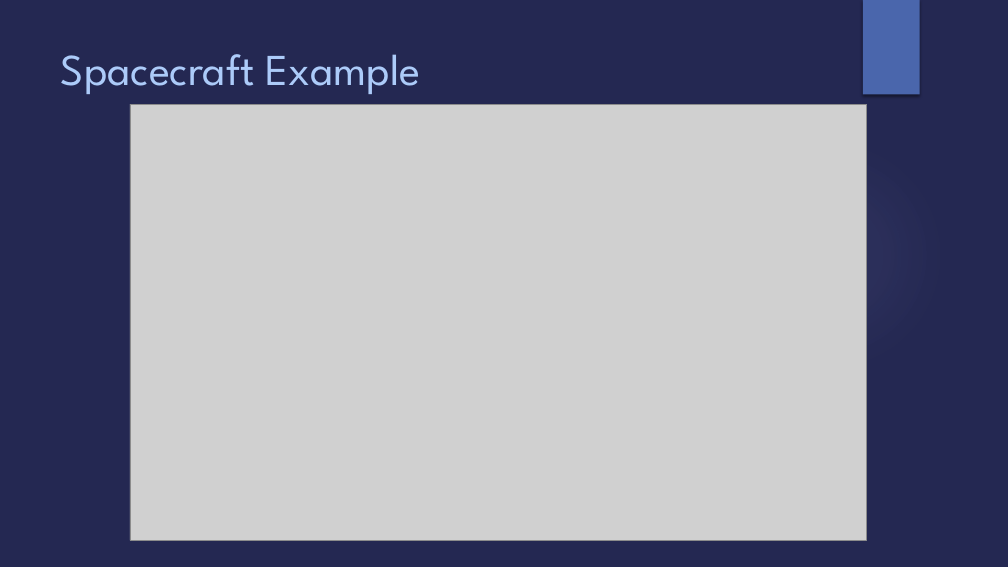
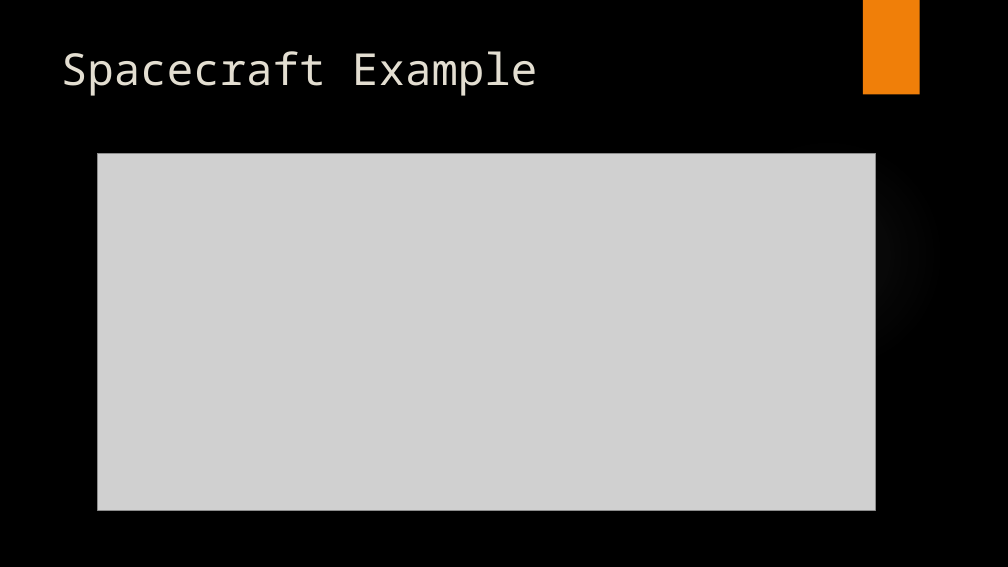
Before and after one commit to Open-MBEE/klang, a slide deck: slide 15 of presentations/K.pptx (slide 4 before the commit). Drawn at 1008x567 pixels with LibreOffice and Linux fonts; fonts in the diff are those of the drawing; grey boxes stand for pictures; background and template pictures are left out. Boxes give left, top, right and bottom in pixels: in the first picture for what was removed or moved away, otherwise in the second. Text is boxed around its words. In the diff, an @@ line names an element or a change of style, - is before the commit and + after.

```diff
--- a/presentations/K.pptx
+++ b/presentations/K.pptx
@@ background #242852 to picture (left out) @@
@@ rectangle at (x1=863, y1=0, x2=920, y2=95): fill #4A66AC to #F07F09 @@
@@ title "Spacecraft Example" at (x1=61, y1=51, x2=537, y2=96): font League Spartan to Noto Sans Mono, text colour #ACCBF9 to #E3DED1 @@
@@ ellipse at (x1=712, y1=138, x2=944, y2=371): fill gradient #9297CF to gradient #848484 @@
@@ picture resized from (x1=130, y1=104, x2=867, y2=541) to (x1=98, y1=154, x2=876, y2=510) @@
```
Also in this commit, not shown: 8 other slides changed, 17 slides added, 1 slide removed.
